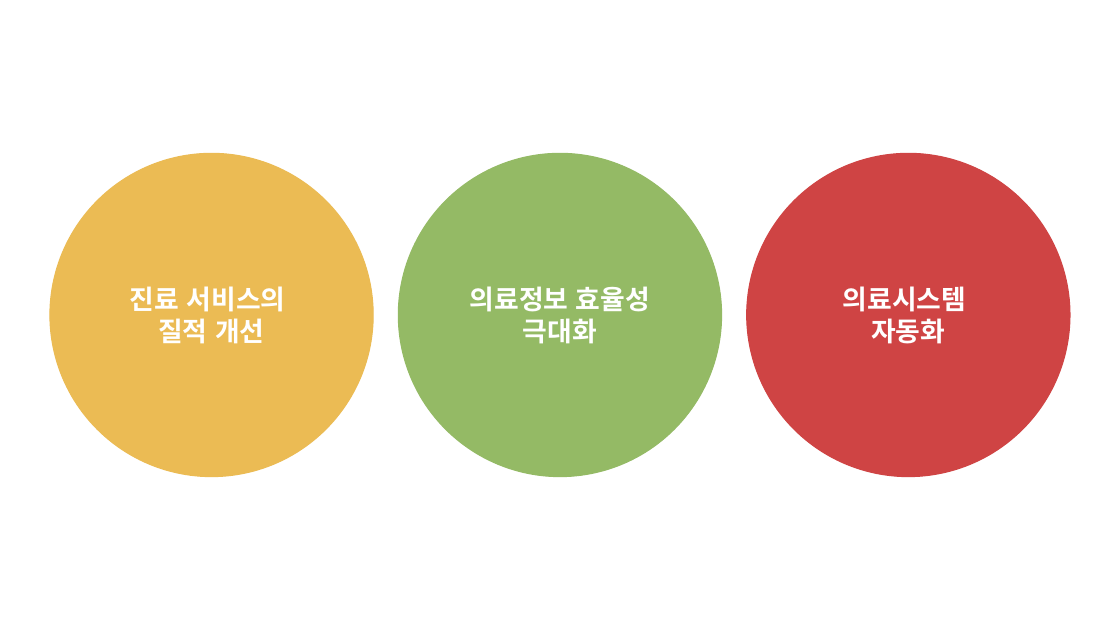
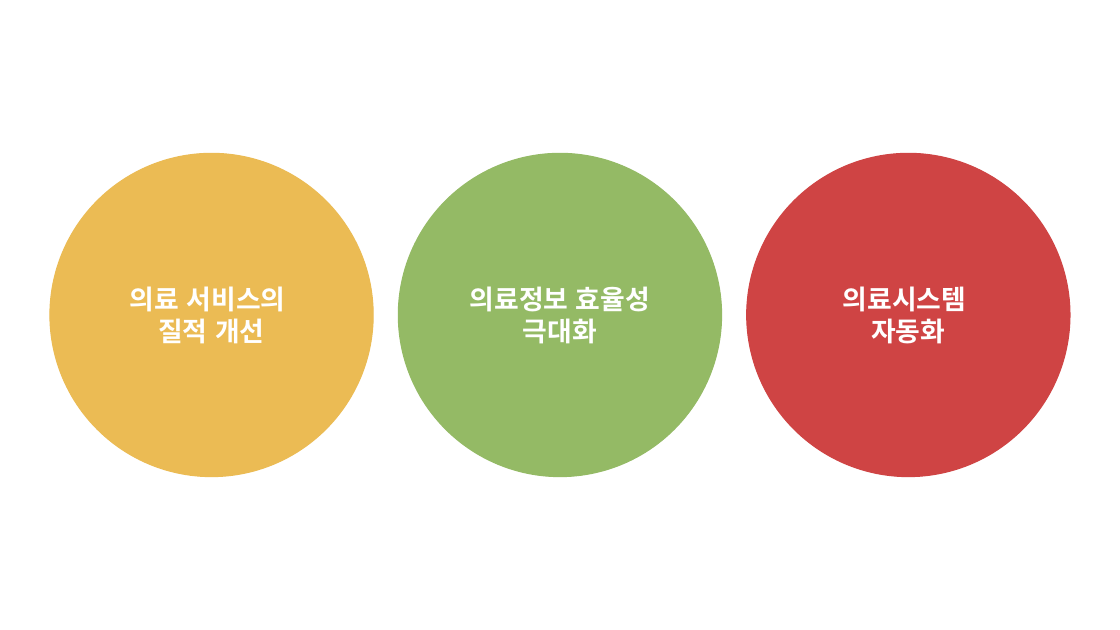
Before and after one commit to buildtogether-douzone/Document, a slide deck: slide 4 of 1조 HIS(U-Care) 폼보드.pptx. Drawn at 1120x630 pixels with LibreOffice and Linux fonts; fonts in the diff are those of the drawing. Boxes give left, top, right and bottom in pixels: in the first picture for what was removed or moved away, otherwise in the second. Text is boxed around its words. In the diff, an @@ line names an element or a change of style, - is before the commit and + after.

```diff
--- a/1조 HIS(U-Care) 폼보드.pptx
+++ b/1조 HIS(U-Care) 폼보드.pptx
@@ text in ellipse at (130, 286, 286, 312): text changed @@
-진료 서비스의
+의료 서비스의
```
Also in this commit, not shown: 2 other slides changed.
